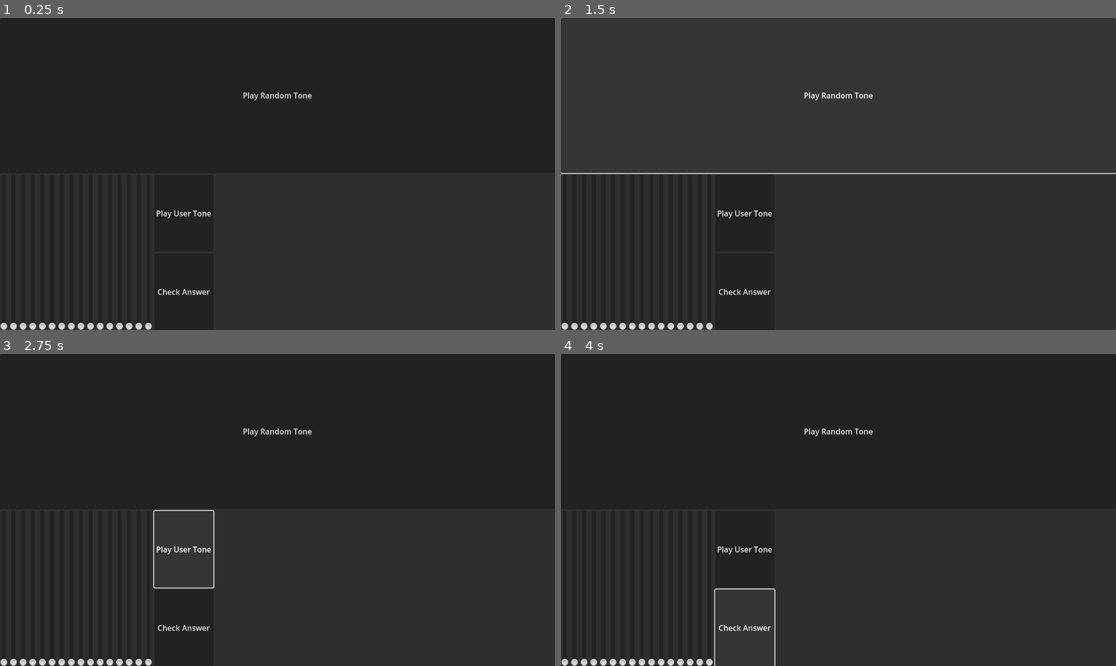
Above: before the commit, frames 1-4 (two rows, left to right).
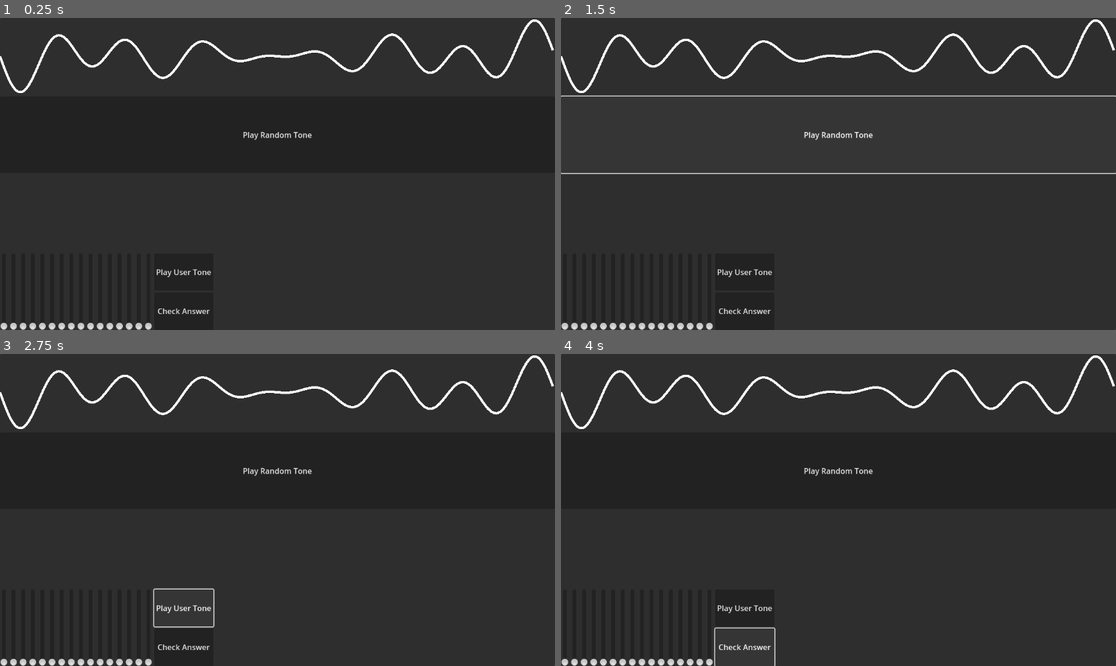
Above: after the commit, the same moments.

Repository: ViperZer0/minijam-179
Game: Godot game, scene res://scene/main/main.tscn
The game is run twice, just before and just after one commit, with the same random seed, the same clock (stepped at 60 frames per second) and the same inputs.
Inputs:
- Up to frame 1 (0.25 s): no input
- Up to frame 2 (1.5 s): click "Play Random Tone" at 0.5 s; click "Play Random Tone" at 1.25 s
- Up to frame 3 (2.75 s): click "Play User Tone" at 2 s
- Up to frame 4 (4 s): click "Play User Tone" at 2.75 s; click "Check Answer" at 3.5 s

The runs differ from the first frame. In frame 1, 2.0% of the frame differs, in the area x 0-100%, y 0-95%; in frame 2, 2.3%; in frame 3, 2.3%; in frame 4, 2.1%.
Error in both runs: Invalid access to property or key 'harmonics' on a base object of type 'Nil'. (res://src/harmonics.gd:33)

Commit message:
Added harmonic waveform visualizer

Diff:
--- a/godot/component/audio_generator/audio_signal_generator.gd
+++ b/godot/component/audio_generator/audio_signal_generator.gd
@@ -105,7 +105,7 @@
 		max_amplitude += harmonic.harmonic_strength
 	return max_amplitude
 
-## Returns an amplitude between 0 and 1 based on the harmonics and stuff.
+## Returns an amplitude between -1 and 1 based on the harmonics and stuff.
 func _get_amplitude_at(t: float) -> float:
 	var cur_total: float = 0.0
 	for harmonic in _harmonics.harmonics:
--- /dev/null
+++ b/godot/component/audio_visualizer/audio_visualizer.gd
@@ -0,0 +1,49 @@
+@tool
+extends Control
+class_name AudioVisualizer
+
+@export var resolution: int = 128
+
+@export var harmonics: Harmonics:
+	get:
+		return _harmonics
+	set(value):
+		_harmonics = value
+		if line != null:
+			calc_line()
+
+var _harmonics: Harmonics
+
+@onready var line: Line2D = $Line2D
+
+#func _process(_delta) -> void:
+	#calc_line()
+
+func _calc_max() -> float:
+	var max_amplitude: float = 0.0
+	for harmonic in _harmonics.harmonics:
+		max_amplitude += harmonic.harmonic_strength
+	return max_amplitude
+
+func calc_line() -> void:
+	line.clear_points()
+	var max_amplitude = _calc_max()
+	var horiz_scale = size.x
+	var vert_scale = size.y
+	for i in range(0, resolution):
+		var cur_total: float = 0.0
+		for harmonic in _harmonics.harmonics:
+			cur_total += harmonic.harmonic_strength * sin((harmonic.harmonic_number + 1) * TAU * i / resolution)
+
+		# Normalize current y index to be between -1 and 1.
+		var normalized_total = cur_total / max_amplitude
+		# Normalize current y index to be between 0 and 1
+		var normalized_y = normalized_total / 2 + 0.5
+		# Now we scale it
+		var y = normalized_y * vert_scale
+
+		# Now we do the x coordinate A
+		# x is some value between 0 and 1 where 1 is the last point and 0 is the first point.
+		# Then we multiply that by the horizontal scale
+		var x = float(i) / float(resolution) * horiz_scale
+		line.add_point(Vector2(x, y))
--- /dev/null
+++ b/godot/component/audio_visualizer/audio_visualizer.tscn
@@ -0,0 +1,43 @@
+[gd_scene load_steps=9 format=3 uid="uid://cp1b50qlsicsu"]
+
+[ext_resource type="Script" path="res://component/audio_visualizer/audio_visualizer.gd" id="1_dpli4"]
+[ext_resource type="Script" path="res://src/harmonic.gd" id="2_vu38n"]
+[ext_resource type="Script" path="res://src/harmonics.gd" id="3_s8ulo"]
+
+[sub_resource type="Resource" id="Resource_vwfyw"]
+script = ExtResource("2_vu38n")
+harmonic_number = 0
+harmonic_strength = 0.0
+
+[sub_resource type="Resource" id="Resource_tx0k3"]
+script = ExtResource("2_vu38n")
+harmonic_number = 1
+harmonic_strength = 0.0
+
+[sub_resource type="Resource" id="Resource_qmu66"]
+script = ExtResource("2_vu38n")
+harmonic_number = 2
+harmonic_strength = 0.5
+
+[sub_resource type="Resource" id="Resource_e866w"]
+script = ExtResource("2_vu38n")
+harmonic_number = 4
+harmonic_strength = 1.0
+
+[sub_resource type="Resource" id="Resource_3qtwt"]
+script = ExtResource("3_s8ulo")
+harmonics = Array[ExtResource("2_vu38n")]([SubResource("Resource_vwfyw"), SubResource("Resource_tx0k3"), SubResource("Resource_qmu66"), SubResource("Resource_e866w")])
+
+[node name="AudioVisualizer" type="Control"]
+layout_mode = 3
+anchors_preset = 15
+anchor_right = 1.0
+anchor_bottom = 1.0
+grow_horizontal = 2
+grow_vertical = 2
+script = ExtResource("1_dpli4")
+resolution = 256
+harmonics = SubResource("Resource_3qtwt")
+
+[node name="Line2D" type="Line2D" parent="."]
+width = 5.0
--- a/godot/scene/main/main.gd
+++ b/godot/scene/main/main.gd
@@ -2,20 +2,26 @@
 @export var num_harmonics: int = 16
 
 @onready var random_tone: AudioSignalGenerator = %RandomTone
+@onready var random_tone_visualizer: AudioVisualizer = %RandomToneVisualizer
 var random_harmonics: Harmonics
 @onready var user_tone: AudioSignalGenerator = %UserTone
+@onready var user_tone_visualizer: AudioVisualizer = %UserToneVisualizer
 @onready var audio_slider_grid: AudioSliderGrid = %AudioSliderGrid
 
 func _ready() -> void:
 	audio_slider_grid.num_harmonics = num_harmonics
-	random_harmonics = Harmonics.generate_random_harmonics(num_harmonics, 0.35)
-	random_harmonics.normalize()
+	random_harmonics = Harmonics.generate_random_harmonics(num_harmonics, 0.35).normalize()
 	random_tone.start_processing(random_harmonics)
+	random_tone_visualizer.harmonics = random_harmonics
+	# We should call this deferred so it updates to the size of the container
+	random_tone_visualizer.calc_line.call_deferred()
 	user_tone.start_processing(audio_slider_grid.get_harmonics())
 
 func _process(_delta) -> void:
 	if audio_slider_grid.has_changed():
-		user_tone.harmonics = audio_slider_grid.get_harmonics()
+		var user_harmonics = audio_slider_grid.get_harmonics()
+		user_tone.harmonics = user_harmonics
+		user_tone_visualizer.harmonics = user_harmonics
 
 func _on_check_difference_button_pressed() -> void:
 	print(random_harmonics.error(audio_slider_grid.get_harmonics().normalize()))
--- a/godot/scene/main/main.tscn
+++ b/godot/scene/main/main.tscn
@@ -1,10 +1,11 @@
-[gd_scene load_steps=8 format=3 uid="uid://d2bteh4026l8c"]
+[gd_scene load_steps=9 format=3 uid="uid://d2bteh4026l8c"]
 
 [ext_resource type="PackedScene" uid="uid://dch1jvncgnbkl" path="res://component/audio_generator/audio_signal_generator.tscn" id="1_4gvmu"]
 [ext_resource type="Script" path="res://scene/main/main.gd" id="1_4r6h2"]
 [ext_resource type="Script" path="res://src/harmonic.gd" id="3_errh0"]
 [ext_resource type="PackedScene" uid="uid://crxqel5e6wmer" path="res://component/audio_slider_grid/audio_slider_grid.tscn" id="3_kn28c"]
 [ext_resource type="Script" path="res://src/harmonics.gd" id="4_q0oph"]
+[ext_resource type="PackedScene" uid="uid://cp1b50qlsicsu" path="res://component/audio_visualizer/audio_visualizer.tscn" id="5_conxe"]
 
 [sub_resource type="Resource" id="Resource_fbmd4"]
 script = ExtResource("3_errh0")
@@ -34,10 +35,20 @@
 [node name="VBoxContainer" type="VBoxContainer" parent="."]
 layout_mode = 2
 
+[node name="RandomToneVisualizer" parent="VBoxContainer" instance=ExtResource("5_conxe")]
+unique_name_in_owner = true
+layout_mode = 2
+size_flags_vertical = 3
+
 [node name="PlayRandomToneButton" type="Button" parent="VBoxContainer"]
 layout_mode = 2
 size_flags_vertical = 3
 text = "Play Random Tone"
+
+[node name="UserToneVisualizer" parent="VBoxContainer" instance=ExtResource("5_conxe")]
+unique_name_in_owner = true
+layout_mode = 2
+size_flags_vertical = 3
 
 [node name="HBoxContainer" type="HBoxContainer" parent="VBoxContainer"]
 layout_mode = 2
